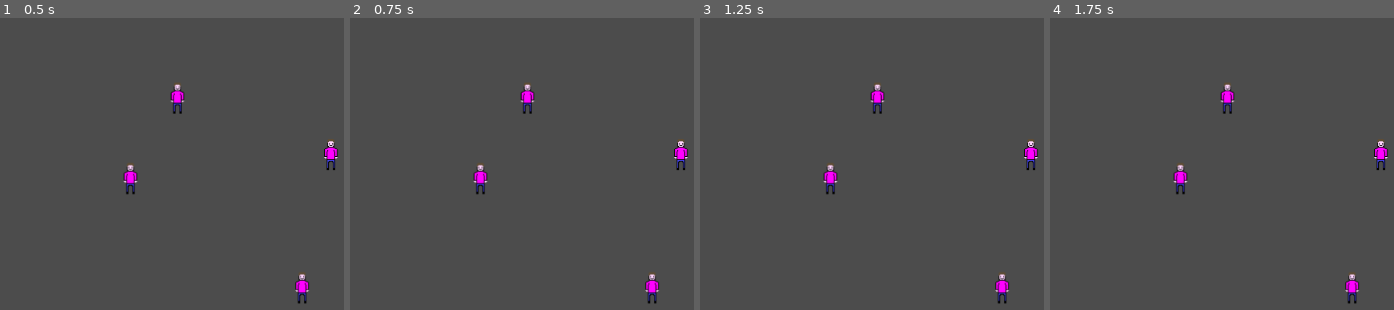
Above: before the commit, frames 1-4 (left to right).
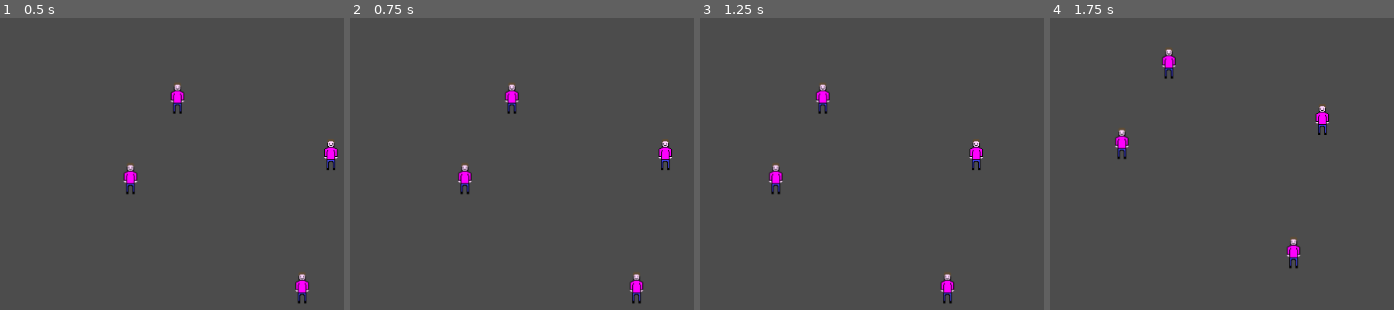
Above: after the commit, the same moments.

Repository: gwilymk/godot-congregation
Game: Godot game, scene res://GamePlay.tscn
Two runs of this game, one before a commit and one after it. Both use one fixed random seed, a clock stepped at 60 frames per second and the inputs below. This scene is started directly instead of the project's main scene.
Inputs (mouse positions are in pixels of both pictures, inside the frame that each line leads up to):
- Up to frame 1 (0.5 s): no input
- Up to frame 2 (0.75 s): tap Enter at 0.5 s; move the mouse to (outside the picture) at 0.52 s; hold Right (ui_right) from 0.53 s (still down); click (outside the picture) at 0.67 s
- Up to frame 3 (1.25 s): keep holding Right (ui_right)
- Up to frame 4 (1.75 s): move the mouse to (1115, 201) at 1.27 s; release Right (ui_right) at 1.28 s; hold Down (ui_down) from 1.28 s (still down); click (1115, 201) at 1.42 s

Frame 1 is identical in both runs. In frame 2, 2.1% of the frame differs, in the area x 31-99%, y 22-98%; in frame 3, 2.1%, in the area x 20-99%, y 22-98%; in frame 4, 2.1%.

Commit message:
added camera

Diff:
--- /dev/null
+++ b/Camera.gd
@@ -0,0 +1,17 @@
+extends Camera2D
+
+export var SPEED = 100
+
+func _ready():
+	set_process(true)
+	pass
+
+func _process(delta):
+	if Input.is_action_pressed("ui_up"):
+		position += SPEED*delta*Vector2(0,-1)
+	if Input.is_action_pressed("ui_down"):
+		position += SPEED*delta*Vector2(0,1)
+	if Input.is_action_pressed("ui_left"):
+		position += SPEED*delta*Vector2(-1,0)
+	if Input.is_action_pressed("ui_right"):
+		position += SPEED*delta*Vector2(1,0)
--- a/GamePlay.gd
+++ b/GamePlay.gd
@@ -8,6 +8,7 @@
 
 func _input(event):
 	if event is InputEventMouseButton:
+		event.position += $Camera.position
 		if event.is_pressed() and event.button_index == BUTTON_RIGHT:
 			move_followers(event.position)
 		elif event.is_pressed() and event.button_index == BUTTON_LEFT:
@@ -15,6 +16,7 @@
 		elif not event.is_pressed() and event.button_index == BUTTON_LEFT:
 			select_followers(Rect2(box_select_start, event.position - box_select_start).abs())
 	elif event is InputEventMouseMotion:
+		event.position += $Camera.position
 		if event.button_mask & BUTTON_MASK_LEFT:
 			var new_rect = Rect2(box_select_start, event.position - box_select_start).abs()
 			if new_rect.get_area() > SELECTION_RECT_MIN_AREA:
--- a/GamePlay.tscn
+++ b/GamePlay.tscn
@@ -1,12 +1,14 @@
-[gd_scene load_steps=4 format=2]
+[gd_scene load_steps=5 format=2]
 
 [ext_resource path="res://GamePlay.gd" type="Script" id=1]
 [ext_resource path="res://Followers.gd" type="Script" id=2]
 [ext_resource path="res://Follower.tscn" type="PackedScene" id=3]
+[ext_resource path="res://Camera.gd" type="Script" id=4]
 
-[node name="Node" type="Node2D" index="0"]
+[node name="Node" type="Node" index="0"]
 
 script = ExtResource( 1 )
+_sections_unfolded = [ "Transform" ]
 
 [node name="Followers" type="Node" parent="." index="0"]
 
@@ -45,3 +47,31 @@
 size_flags_vertical = 1
 color = Color( 0.16038, 0.114716, 0.699219, 0.552471 )
 _sections_unfolded = [ "Rect", "Visibility" ]
+
+[node name="Camera" type="Camera2D" parent="." index="2"]
+
+anchor_mode = 0
+rotating = false
+current = true
+zoom = Vector2( 1, 1 )
+limit_left = -10000000
+limit_top = -10000000
+limit_right = 10000000
+limit_bottom = 10000000
+limit_smoothed = false
+drag_margin_h_enabled = true
+drag_margin_v_enabled = true
+smoothing_enabled = false
+smoothing_speed = 5.0
+offset_v = 0.0
+offset_h = 0.0
+drag_margin_left = 0.2
+drag_margin_top = 0.2
+drag_margin_right = 0.2
+drag_margin_bottom = 0.2
+editor_draw_screen = true
+editor_draw_limits = false
+editor_draw_drag_margin = false
+script = ExtResource( 4 )
+_sections_unfolded = [ "Editor" ]
+SPEED = 100
